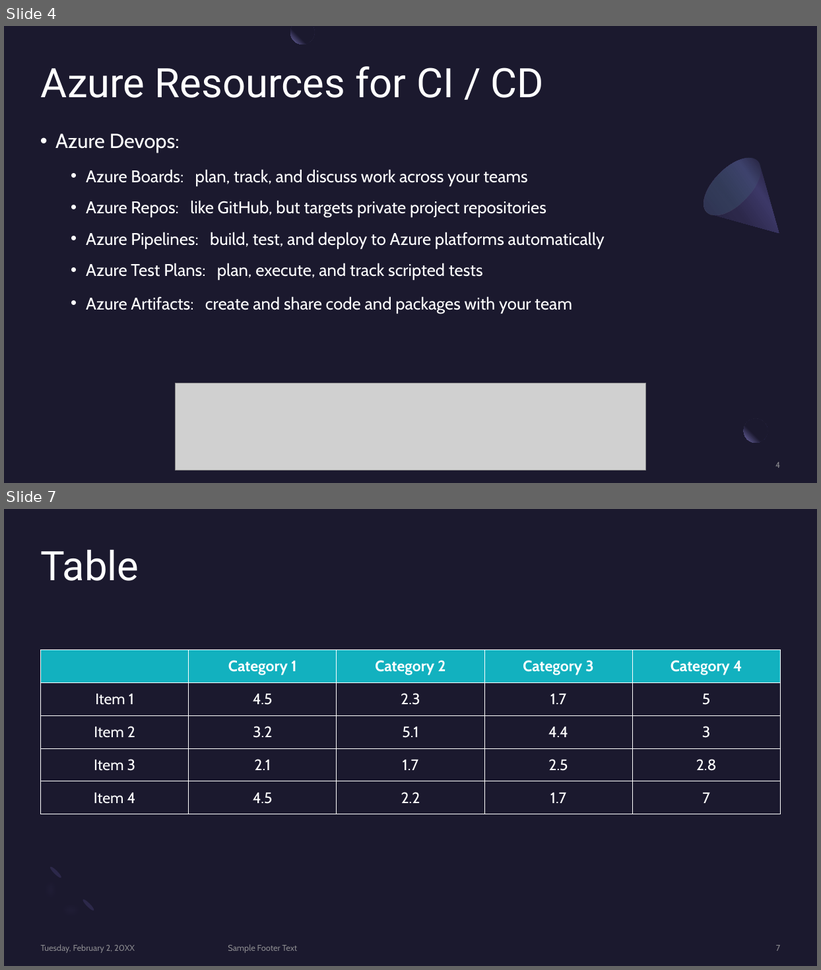
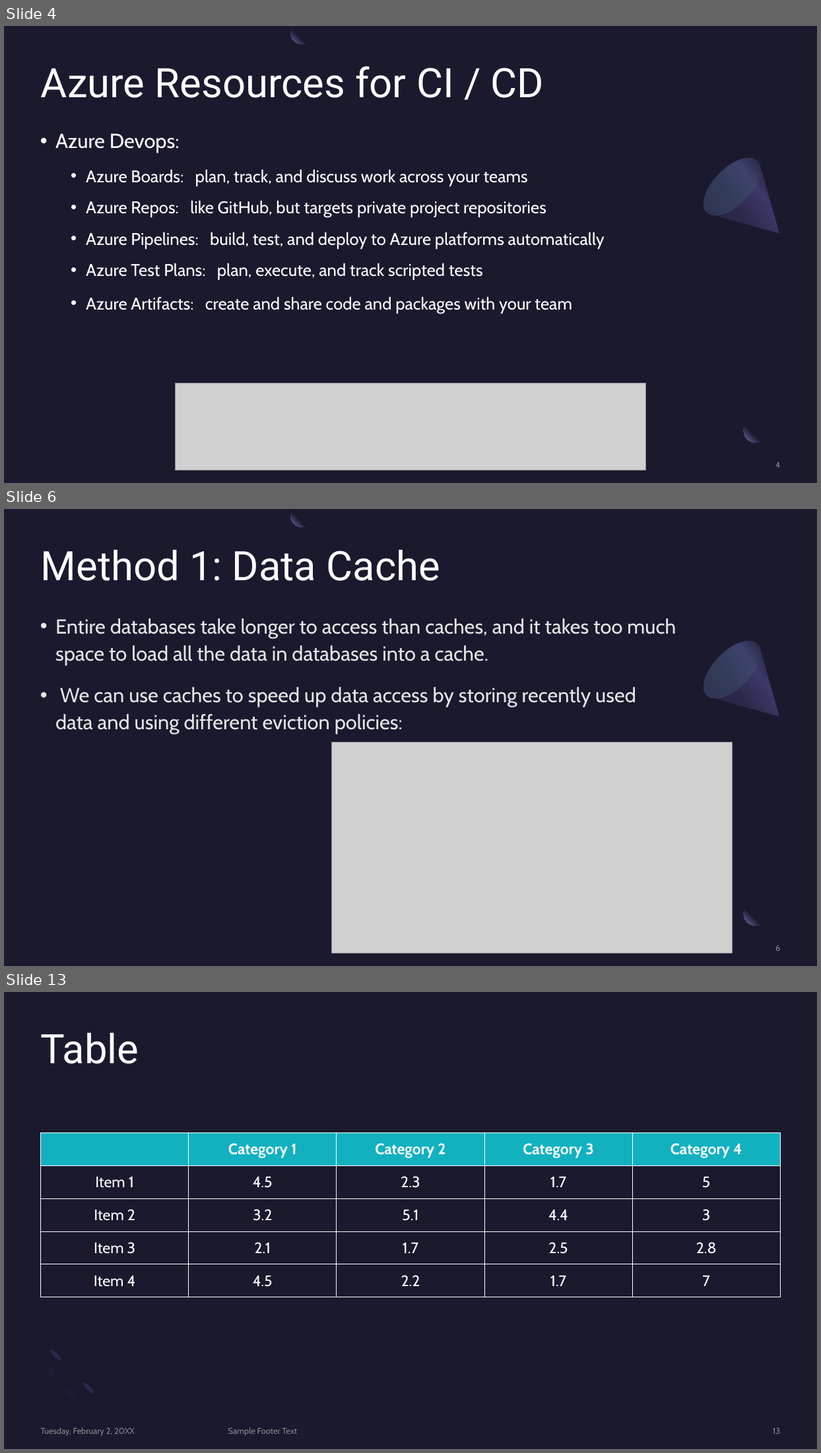
Before and after one commit to BrianChen0527/postgreSQL, a slide deck: MSFT_Azure/Microsoft Azure.pptx. Shown one above the other, each under a label of ours: slides 4 and 7 before the commit, slides 4, 6 and 13 after it; the slides between them are not shown. The pictures are 821x970 and 821x1453 pixels, drawn with LibreOffice and Linux fonts; fonts in the diff are those of the drawing; grey boxes stand for pictures. Boxes give left, top, right and bottom in pixels: in the first picture for what was removed or moved away, otherwise in the second. Text is boxed around its words. In the diff, an @@ line names an element or a change of style, - is before the commit and + after.

```diff
--- a/MSFT_Azure/Microsoft Azure.pptx
+++ b/MSFT_Azure/Microsoft Azure.pptx
@@ slide 6 added at box(4, 509, 817, 966), background #1B192E; not listed: 2 template elements that a slide beside it also shows @@
@@ freeform shape added at box(290, 509, 314, 527), fill gradient #1B192E to #7771B2 @@
@@ title added at box(41, 549, 440, 581), 48 pt, text #FFFFFF @@
+Method 1: Data Cache
@@ text added at box(55, 619, 676, 734), 24 pt, text #E6E6E6 @@
+• Entire databases take longer to access than caches, and it takes too much space to load all the data in databases into a cache.
+• We can use caches to speed up data access by storing recently used data and using different eviction policies:
@@ freeform shape added at box(694, 631, 805, 742), fill gradient #2C284A to #3C3867 to #1B192E @@
@@ ellipse added at box(694, 631, 771, 708), fill gradient #454075 to #5BEFC1 @@
@@ picture added at box(331, 743, 733, 954) @@
@@ page number added at box(776, 945, 780, 951), 10 pt, text #A6A6A6 at 80% opacity @@
+6
@@ what was slide 7 is now slide 13 @@
@@ page number at box(773, 1428, 781, 1434): text changed @@
-7
+13
```
Also in this commit, not shown: 7 other slides added, 2 slides removed, 1 other file.
